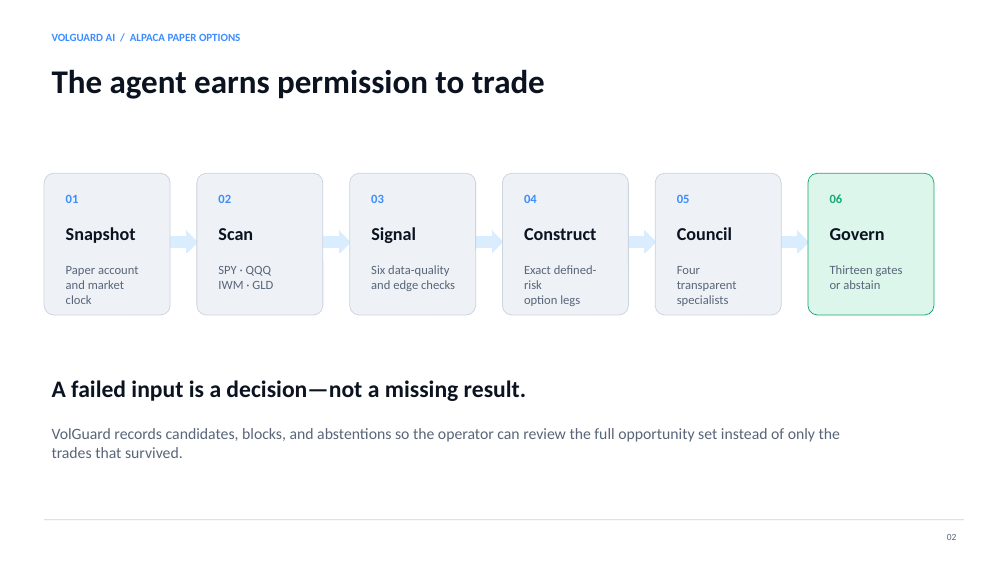
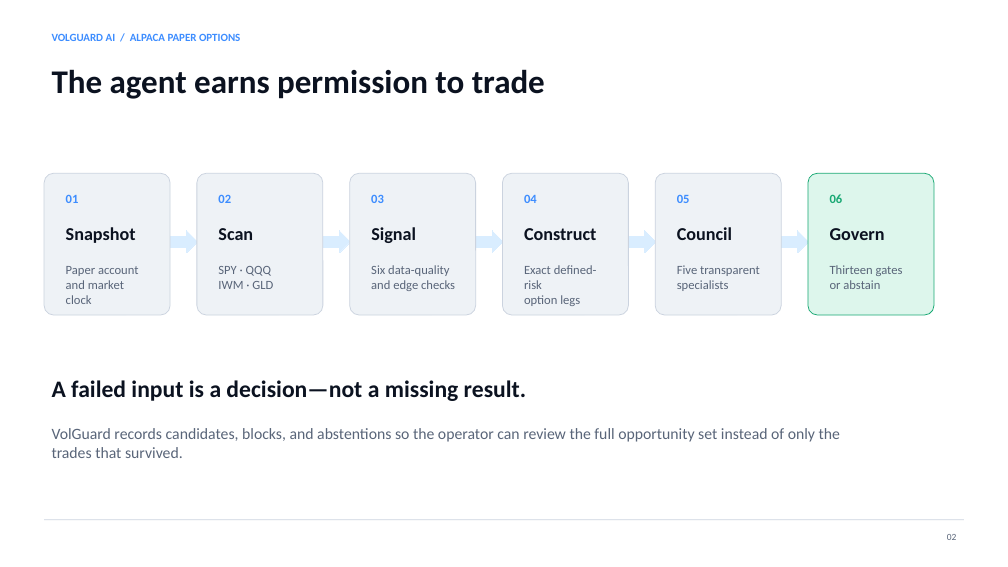
Before and after one commit to Brikita/Alpaca, a slide deck: slide 2 of docs/VolGuard_Hackathon_Deck.pptx. Drawn at 1008x567 pixels with LibreOffice and Linux fonts; fonts in the diff are those of the drawing. Boxes give left, top, right and bottom in pixels: in the first picture for what was removed or moved away, otherwise in the second. Text is boxed around its words. In the diff, an @@ line names an element or a change of style, - is before the commit and + after.

```diff
--- a/docs/VolGuard_Hackathon_Deck.pptx
+++ b/docs/VolGuard_Hackathon_Deck.pptx
@@ text at [677,265,760,276]: text changed @@
-Four transparent
+Five transparent
```
Also in this commit, not shown: 2 other slides changed, 19 other files.
